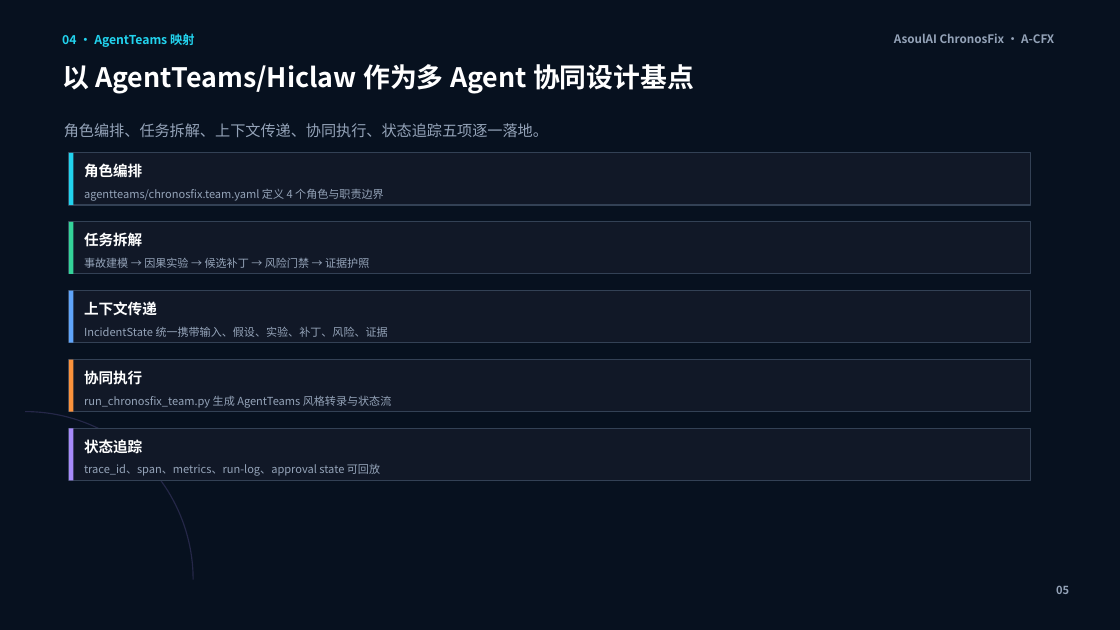
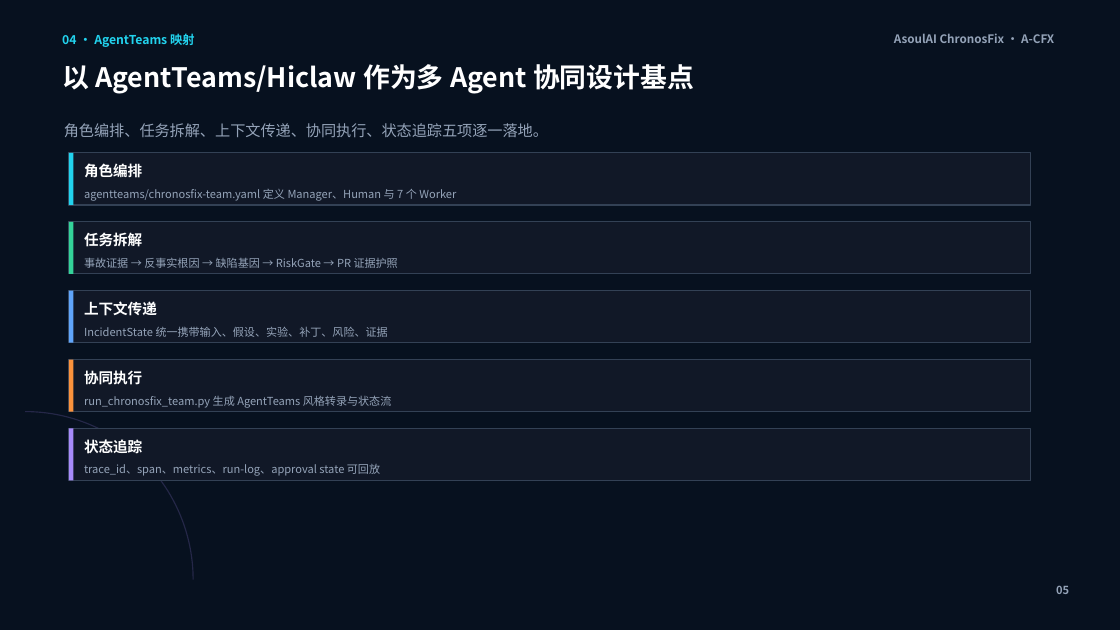
Before and after one commit to ASOUL-Official/asoulai-chronosfix, a slide deck: slide 5 of submission/ChronosFix_复赛方案.pptx. Drawn at 1120x630 pixels with LibreOffice and Linux fonts; fonts in the diff are those of the drawing. Boxes give left, top, right and bottom in pixels: in the first picture for what was removed or moved away, otherwise in the second. Text is boxed around its words. In the diff, an @@ line names an element or a change of style, - is before the commit and + after.

```diff
--- a/submission/ChronosFix_复赛方案.pptx
+++ b/submission/ChronosFix_复赛方案.pptx
@@ text at (x1=84, y1=189, x2=456, y2=201): text changed @@
-agentteams/chronosfix.team.yaml 定义 4 个角色与职责边界
+agentteams/chronosfix-team.yaml 定义 Manager、Human 与 7 个 Worker
@@ text at (x1=84, y1=258, x2=398, y2=268): text changed @@
-事故建模 → 因果实验 → 候选补丁 → 风险门禁 → 证据护照
+事故证据 → 反事实根因 → 缺陷基因 → RiskGate → PR 证据护照
```
Also in this commit, not shown: 8 other slides changed, 21 other files.
